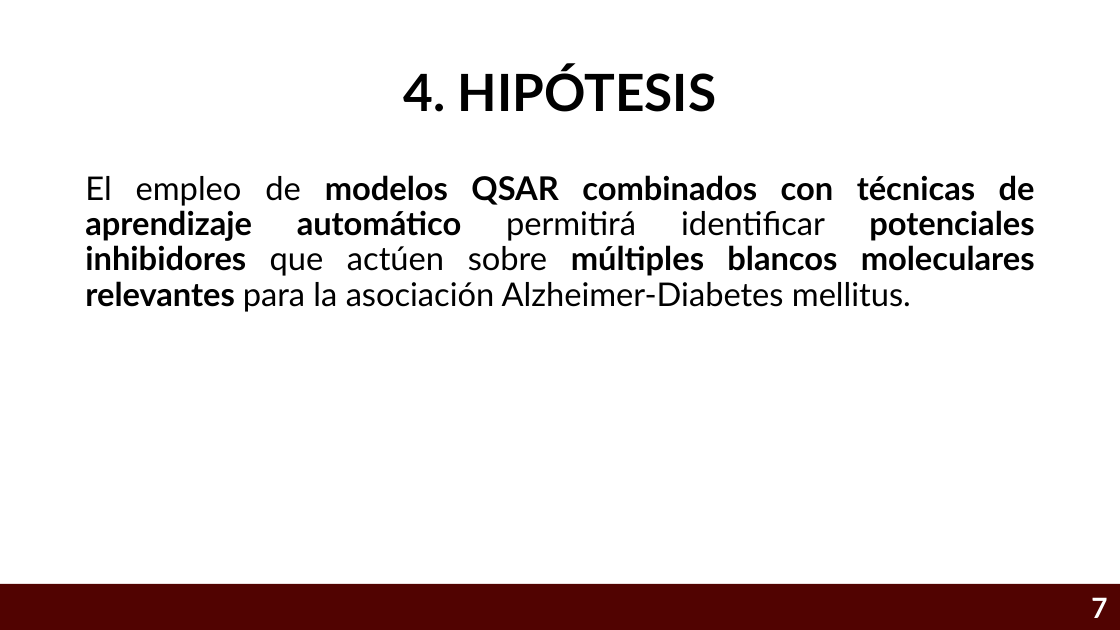
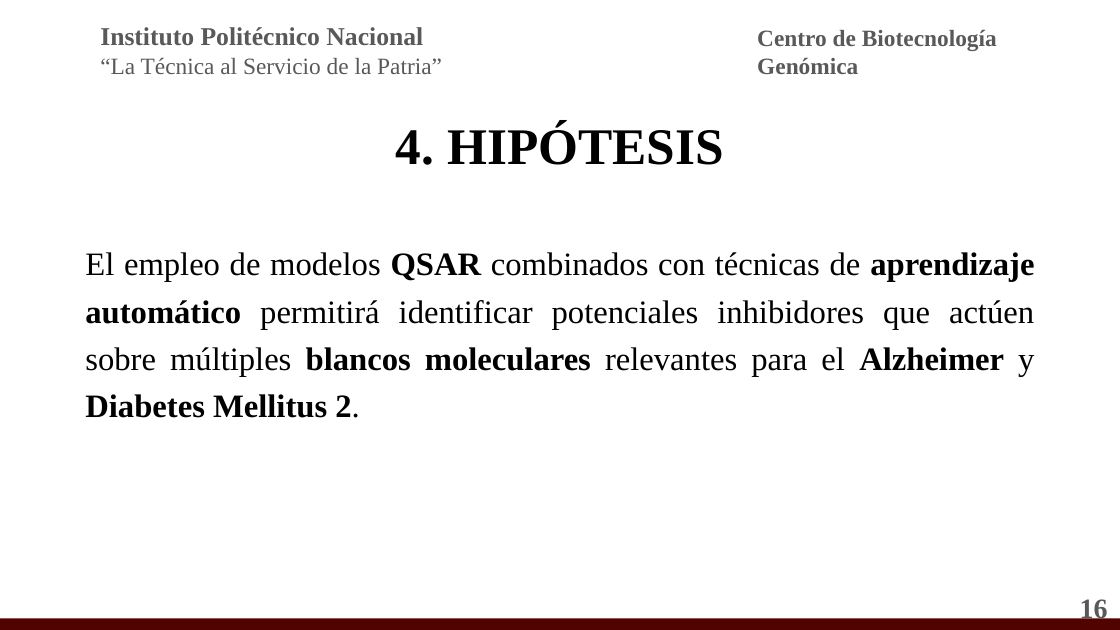
Before and after one commit to Eliud7720/Alzheimer---Anteproyecto, a slide deck: slide 16 of CRIBADO VIRTUAL INTELIGENTE PARA IDENTIFICAR INHIBIDORES MULTI-BLANCO ENFOCADOS AL TRATAMIENTO DE LA .pptx (slide 7 before the commit). Drawn at 1120x630 pixels with LibreOffice and Linux fonts; fonts in the diff are those of the drawing; background and template pictures are left out. Boxes give left, top, right and bottom in pixels: in the first picture for what was removed or moved away, otherwise in the second. Text is boxed around its words. In the diff, an @@ line names an element or a change of style, - is before the commit and + after.

```diff
--- a/CRIBADO VIRTUAL INTELIGENTE PARA IDENTIFICAR INHIBIDORES MULTI-BLANCO ENFOCADOS AL TRATAMIENTO DE LA .pptx
+++ b/CRIBADO VIRTUAL INTELIGENTE PARA IDENTIFICAR INHIBIDORES MULTI-BLANCO ENFOCADOS AL TRATAMIENTO DE LA .pptx
@@ text added at [100, 27, 442, 74], 20 pt, text #595959 @@
+Instituto Politécnico Nacional
+“La Técnica al Servicio de la Patria”
@@ text added at [757, 30, 997, 74], 20 pt, text #595959, bold @@
+Centro de Biotecnología Genómica
@@ title "4. HIPÓTESIS": place and size @@
-title "4. HIPÓTESIS" at [403, 66, 717, 112]
+title "4. HIPÓTESIS" at [396, 123, 724, 165]
@@ title "4. HIPÓTESIS" at [396, 123, 724, 165]: font Lato to Times New Roman @@
@@ text at [85, 252, 1034, 418]: text changed; font Lato to Times New Roman; bold off @@
-El empleo de modelos QSAR combinados con técnicas de aprendizaje automático permitirá identificar potenciales inhibidores que actúen sobre múltiples blancos moleculares relevantes para la asociación Alzheimer-Diabetes mellitus.
+El empleo de modelos QSAR combinados con técnicas de aprendizaje automático permitirá identificar potenciales inhibidores que actúen sobre múltiples blancos moleculares relevantes para el Alzheimer y Diabetes Mellitus 2.
@@ page number at [1080, 596, 1108, 623]: text changed; font Lato to Times New Roman; text colour #FFFFFF to #595959 @@
-7
+16
@@ rectangle: place and size @@
-rectangle at [0, 584, 1120, 630]
+rectangle at [0, 618, 1120, 630]
```
Also in this commit, not shown: 19 other slides changed, 13 slides added, 2 slides removed, 2 other files.
